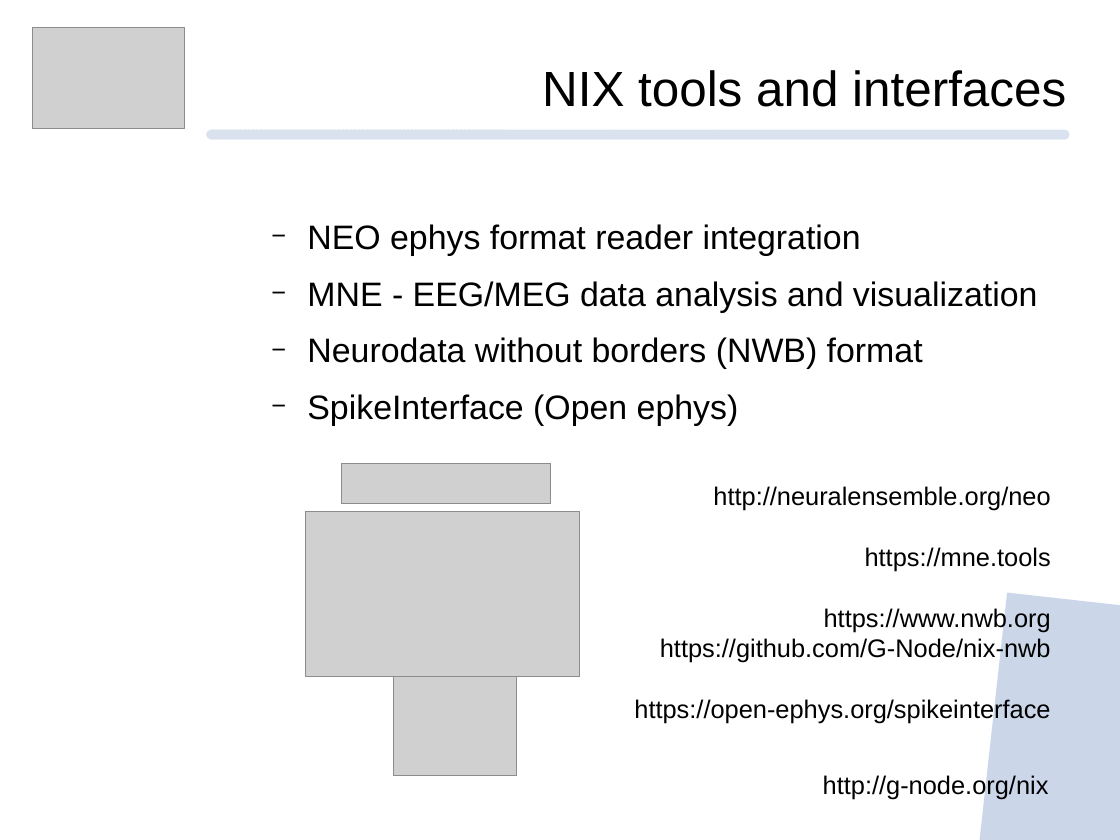
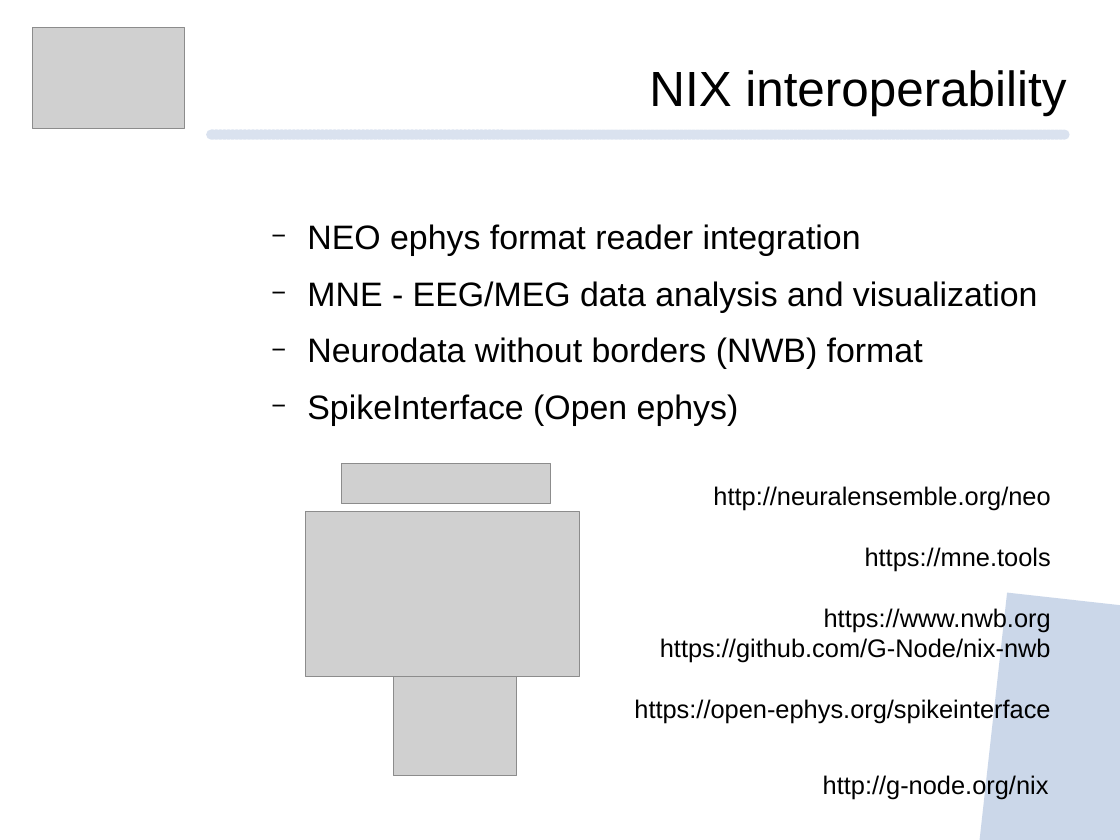
Before and after one commit to mpsonntag/prespost, a slide deck: slide 10 of 202009_BCCN_online/202009_BCCN_Online_conference.odp. Drawn at 1120x840 pixels with LibreOffice and Linux fonts; fonts in the diff are those of the drawing; grey boxes stand for pictures; background and template pictures are left out. Boxes give left, top, right and bottom in pixels: in the first picture for what was removed or moved away, otherwise in the second. Text is boxed around its words. In the diff, an @@ line names an element or a change of style, - is before the commit and + after.

Commit message:
[202009 BCCN] Minor changes
- replace title elipsis
- add eLife logo
- shrink NIXView link
- update title: "NIX interoperability"
- add FZ Juelich logo

```diff
--- a/202009_BCCN_online/202009_BCCN_Online_conference.odp
+++ b/202009_BCCN_online/202009_BCCN_Online_conference.odp
@@ text at box(649, 70, 1066, 115): text changed @@
-NIX tools and interfaces
+NIX interoperability
```
Also in this commit, not shown: 9 other slides changed.
